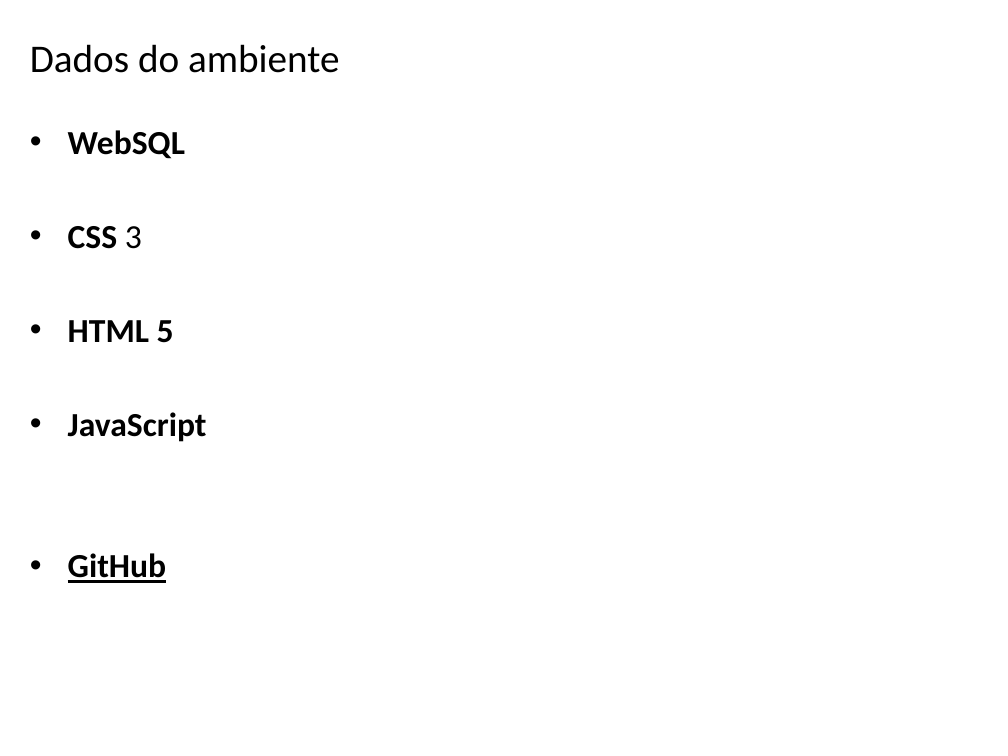
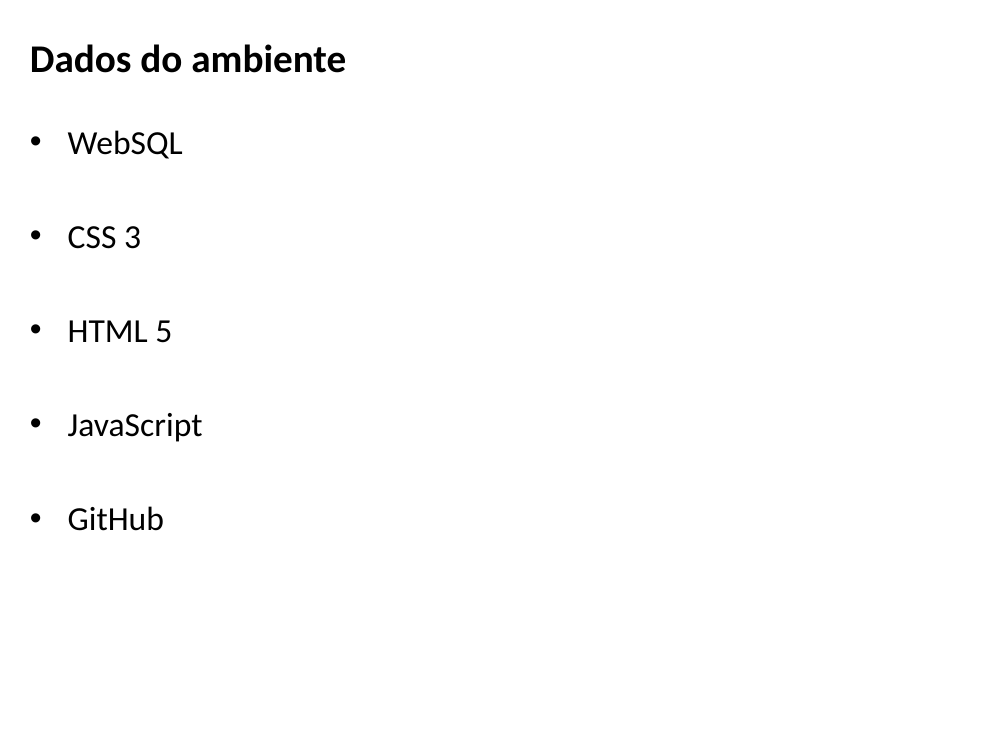
Before and after one commit to EDU23800/BSI4_PI4_CRUD_HTML, a slide deck: slide 3 of apresentação_fase_1.pptx. Drawn at 1008x756 pixels with LibreOffice and Linux fonts; fonts in the diff are those of the drawing; background and template pictures are left out. Boxes give left, top, right and bottom in pixels: in the first picture for what was removed or moved away, otherwise in the second. Text is boxed around its words. In the diff, an @@ line names an element or a change of style, - is before the commit and + after.

```diff
--- a/apresentação_fase_1.pptx
+++ b/apresentação_fase_1.pptx
@@ title "Dados do ambiente" at (30,44,346,73): bold on @@
@@ text "WebSQL" at (68,130,203,531): bold off; underline off in "GitHub" @@
```
Also in this commit, not shown: 2 other slides changed, 22 slides added, 1 slide removed, 1 other file.
